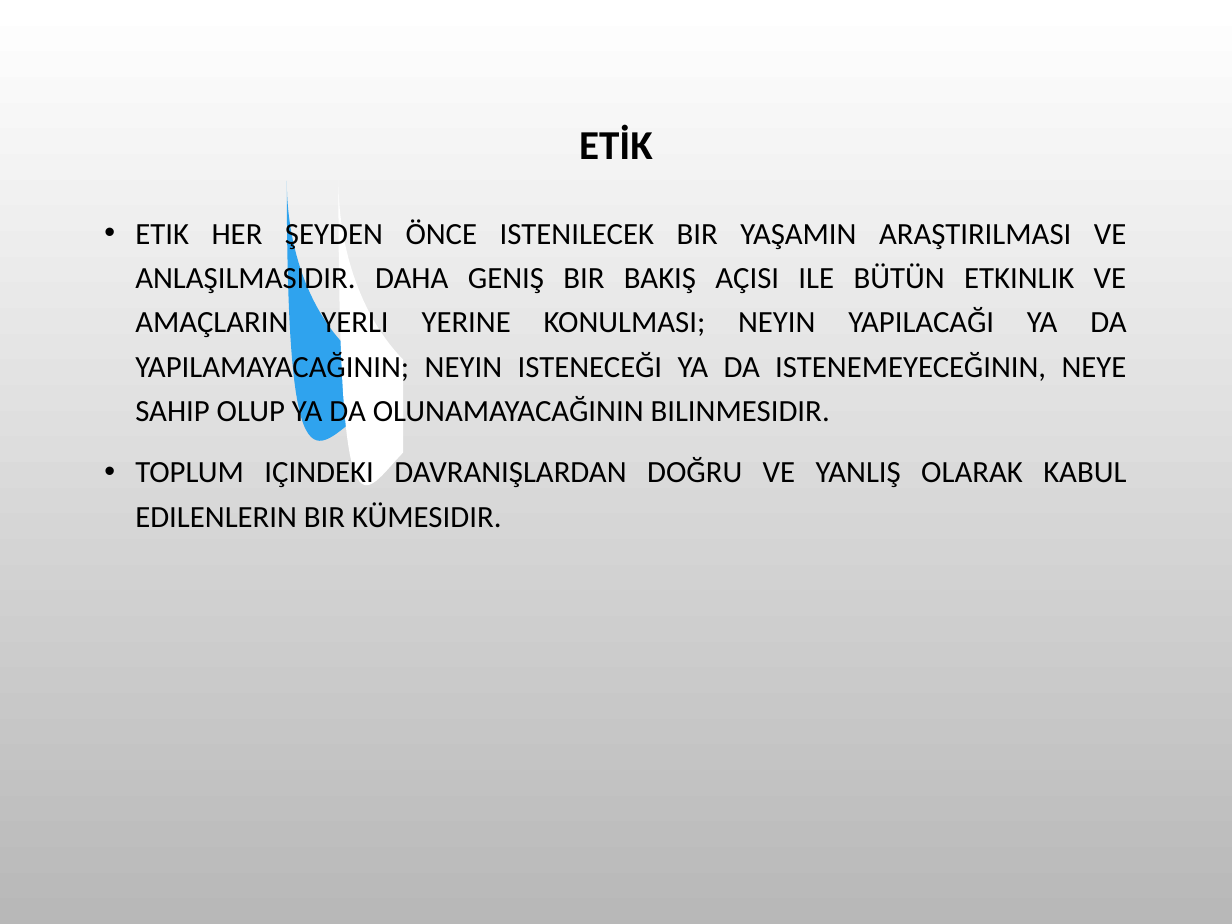
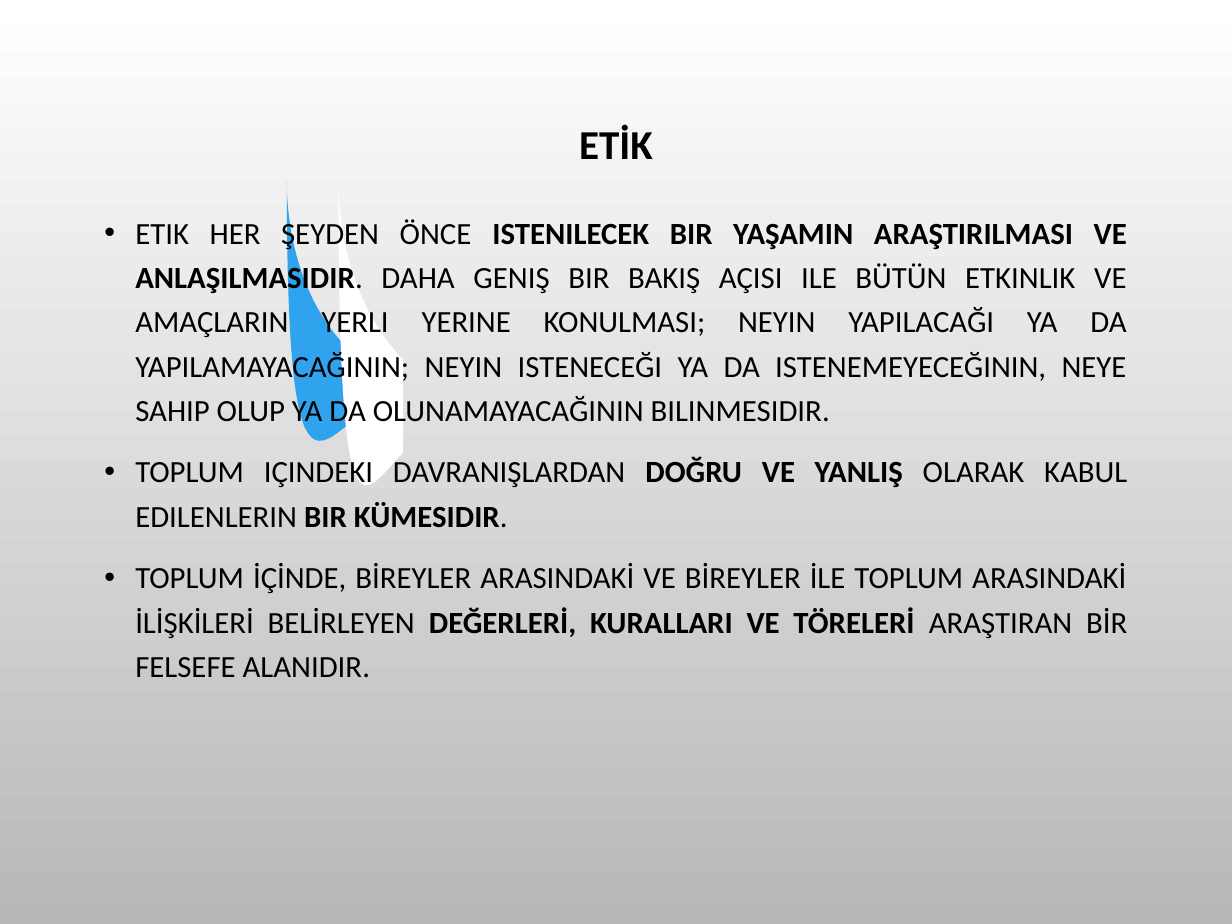
Before and after one commit to SevdanurGENC/20-21-Lecture-Notes, a slide deck: slide 4 of MeslekEtigi/1. Bolum - Meslek Etigi - Giris.ppt. Drawn at 1232x924 pixels with LibreOffice and Linux fonts; fonts in the diff are those of the drawing; background and template pictures are left out. Boxes give left, top, right and bottom in pixels: in the first picture for what was removed or moved away, otherwise in the second. Text is boxed around its words. In the diff, an @@ line names an element or a change of style, - is before the commit and + after.

```diff
--- a/MeslekEtigi/1. Bolum - Meslek Etigi - Giris.ppt
+++ b/MeslekEtigi/1. Bolum - Meslek Etigi - Giris.ppt
@@ text at box(135, 218, 1127, 528): bold on in "ISTENILECEK BIR YAŞAMIN ARAŞTIRILMASI VE ANLAŞILMASIDIR.", "DOĞRU VE YANLIŞ BIR KÜMESIDIR." @@
@@ text at box(135, 563, 1127, 677): paragraph added @@
+• TOPLUM İÇİNDE, BİREYLER ARASINDAKİ VE BİREYLER İLE TOPLUM ARASINDAKİ İLİŞKİLERİ BELİRLEYEN DEĞERLERİ, KURALLARI VE TÖRELERİ ARAŞTIRAN BİR FELSEFE ALANIDIR.
```
Also in this commit, not shown: 8 other slides changed, 20 other files.
